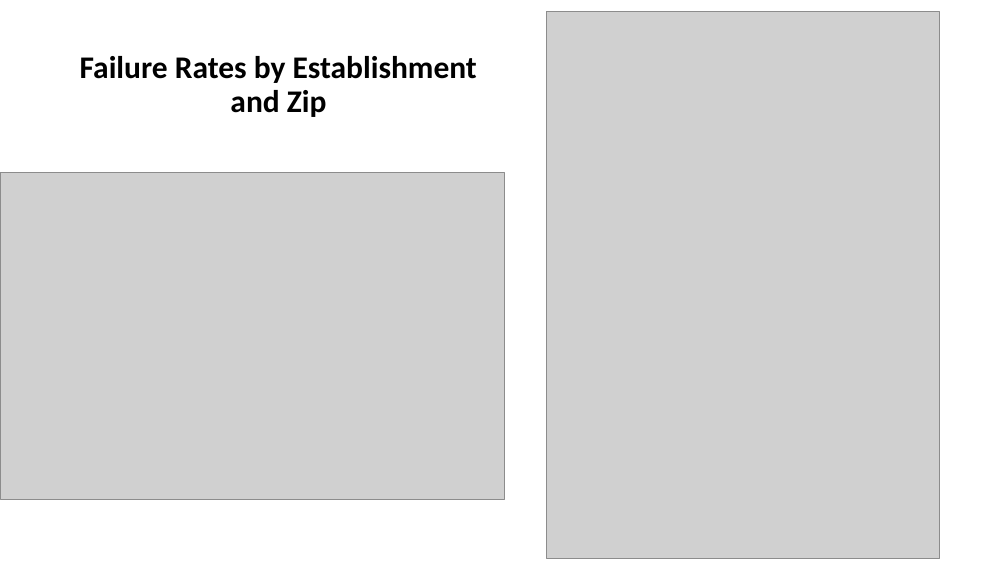
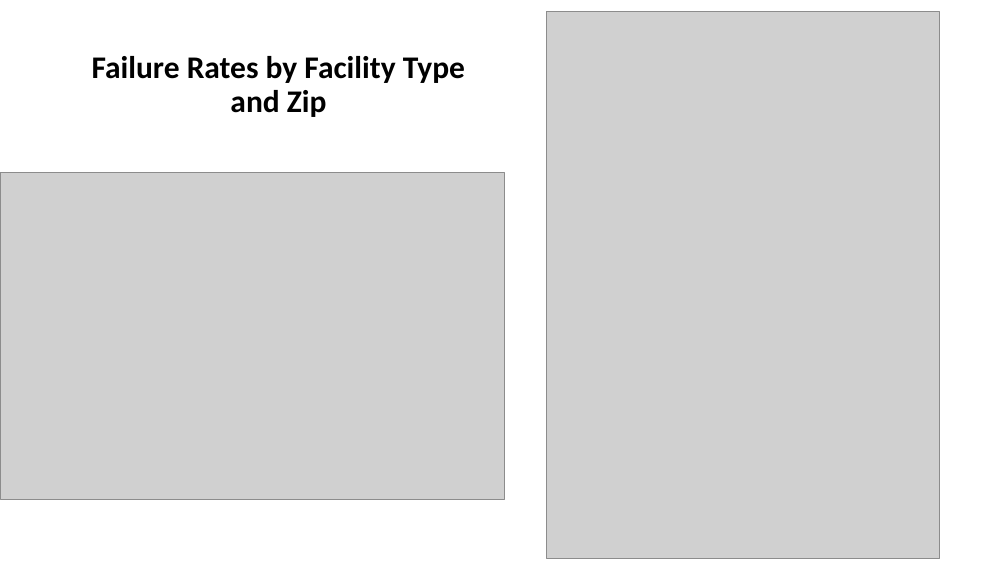
Before and after one commit to jstremme/DATA512-Research, a slide deck: slide 4 of final_project/data512_final_project_presentation.pptx. Drawn at 1008x567 pixels with LibreOffice and Linux fonts; fonts in the diff are those of the drawing; grey boxes stand for pictures. Boxes give left, top, right and bottom in pixels: in the first picture for what was removed or moved away, otherwise in the second. Text is boxed around its words. In the diff, an @@ line names an element or a change of style, - is before the commit and + after.

```diff
--- a/final_project/data512_final_project_presentation.pptx
+++ b/final_project/data512_final_project_presentation.pptx
@@ title at box(92, 56, 465, 117): text changed @@
-Failure Rates by Establishment and Zip
+Failure Rates by Facility Type and Zip
```
Also in this commit, not shown: 4 other slides changed, 4 slides added, 3 slides removed.
